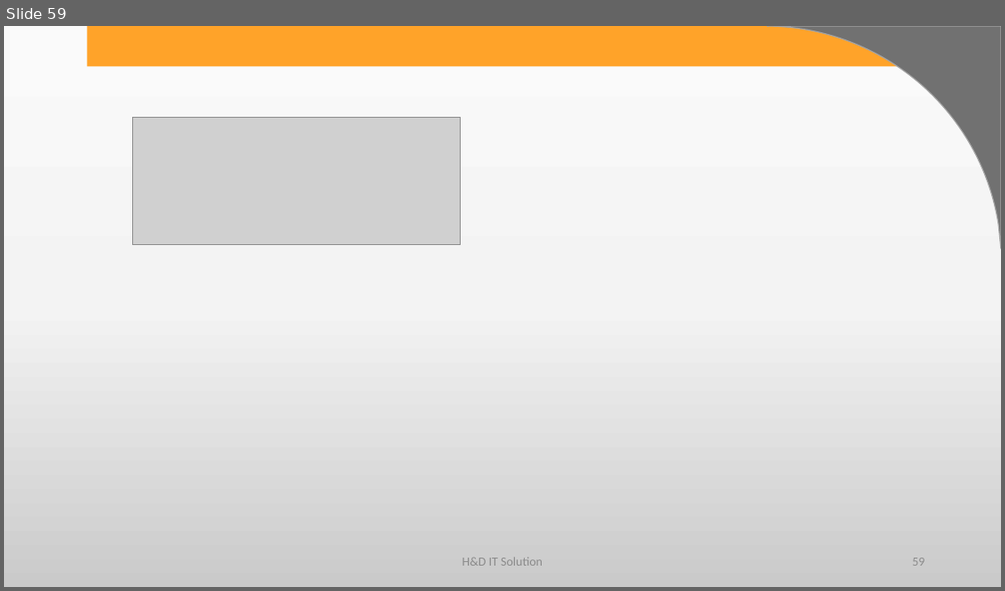
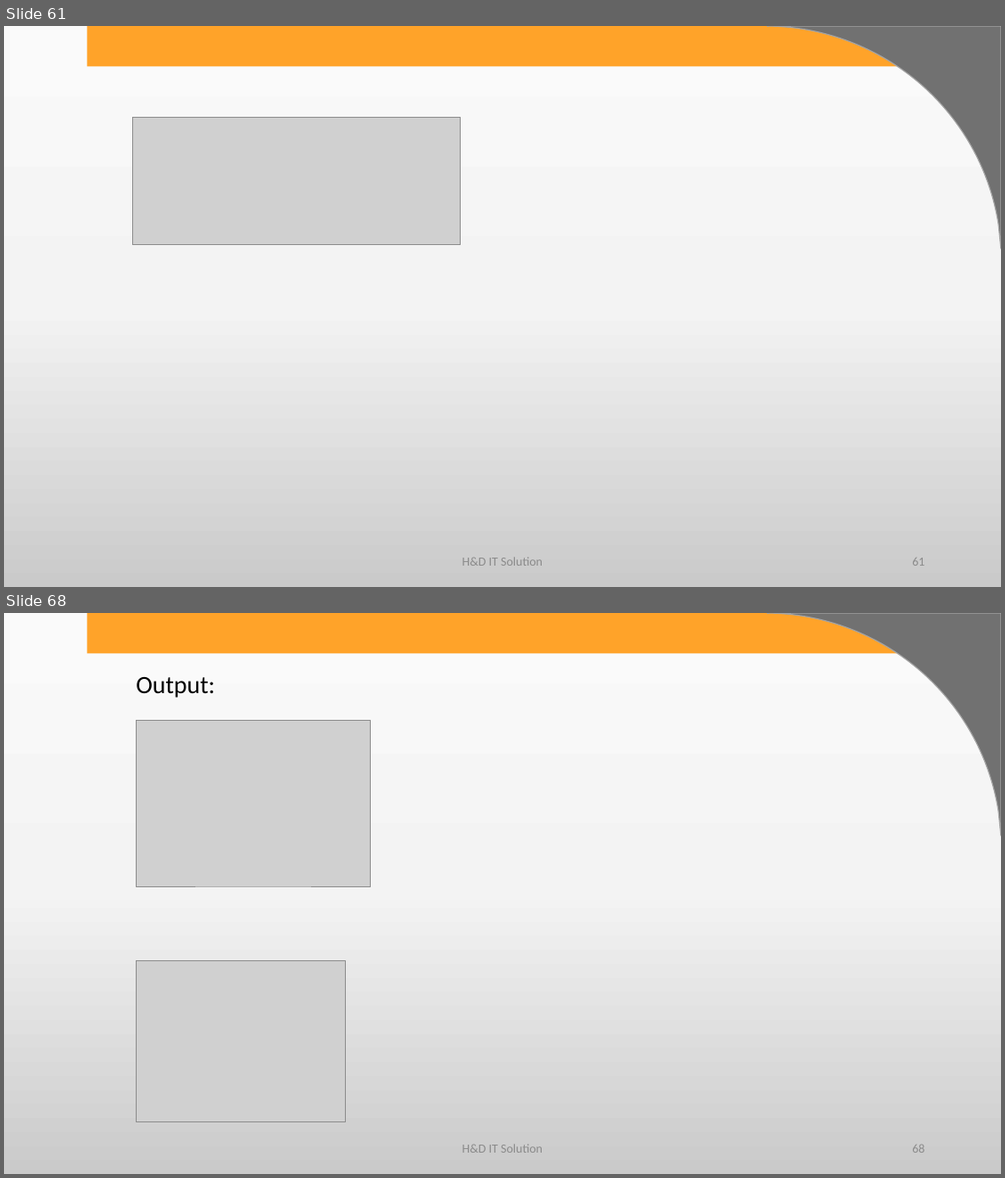
Before and after one commit to harshadasawant/infiniteAngular, a slide deck: ppt/ANGULAR.pptx. Shown one above the other, each under a label of ours: slide 59 before the commit, slides 61 and 68 after it; the slides between them are not shown. The pictures are 1005x591 and 1005x1178 pixels, drawn with LibreOffice and Linux fonts; fonts in the diff are those of the drawing; grey boxes stand for pictures; background and template pictures are left out. Boxes give left, top, right and bottom in pixels: in the first picture for what was removed or moved away, otherwise in the second. Text is boxed around its words. In the diff, an @@ line names an element or a change of style, - is before the commit and + after.

```diff
--- a/ppt/ANGULAR.pptx
+++ b/ppt/ANGULAR.pptx
@@ slide 68 added at (4,613,1001,1174), background gradient #FBFBFB to #F4F4F4 to #CBCBCB; not listed: 2 template elements that a slide beside it also shows @@
@@ subtitle added at (136,677,215,698), 24 pt, text #000000 @@
+Output:
@@ picture added at (137,721,372,887) @@
@@ picture added at (137,961,346,1122) @@
@@ text added at (462,1143,542,1152), 12 pt, text #8C8C8C @@
+H&D IT Solution
@@ page number added at (912,1144,924,1152), 12 pt, text #8C8C8C @@
+68
@@ what was slide 59 is now slide 61 @@
@@ page number at (912,557,924,565): text changed @@
-59
+61
```
Also in this commit, not shown: 8 other slides added, 12 other files.
